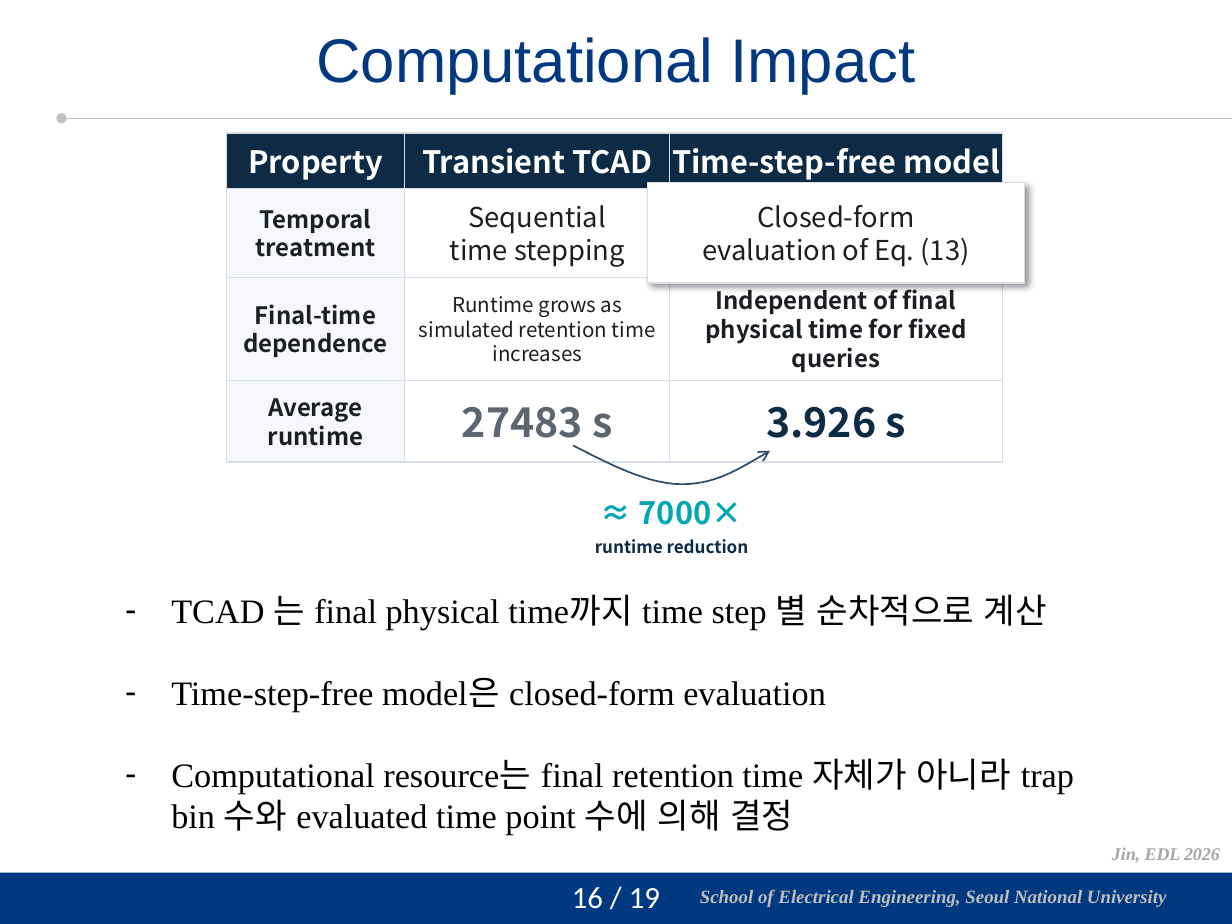
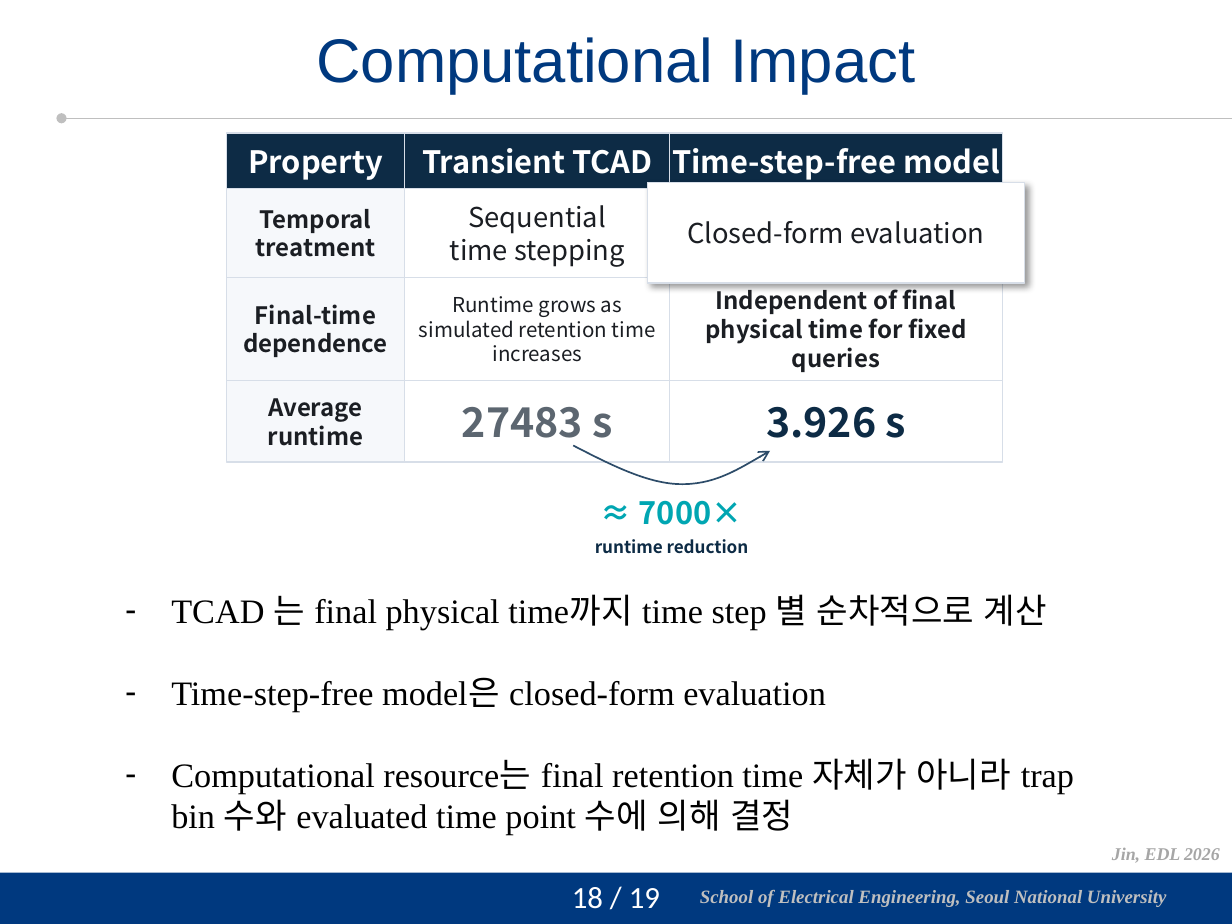
Before and after one commit to vectorcont62-dev/Graduation-SNU-MS, a slide deck: slide 19 of 진명 석사졸업 연구 정리 - 피드백 반영.pptx (slide 17 before the commit). Drawn at 1232x924 pixels with LibreOffice and Linux fonts; fonts in the diff are those of the drawing; background and template pictures are left out. Boxes give left, top, right and bottom in pixels: in the first picture for what was removed or moved away, otherwise in the second. Text is boxed around its words. In the diff, an @@ line names an element or a change of style, - is before the commit and + after.

```diff
--- a/진명 석사졸업 연구 정리 - 피드백 반영.pptx
+++ b/진명 석사졸업 연구 정리 - 피드백 반영.pptx
@@ text in rectangle at (687,221,984,244): text changed @@
-Closed-form
-evaluation of Eq. (13)
+Closed-form evaluation
@@ page number at (572,887,660,909): text changed @@
-16 / 19
+18 / 19
```
Also in this commit, not shown: 6 other slides changed, 1 slide added, 1 slide removed, 1 other file.
